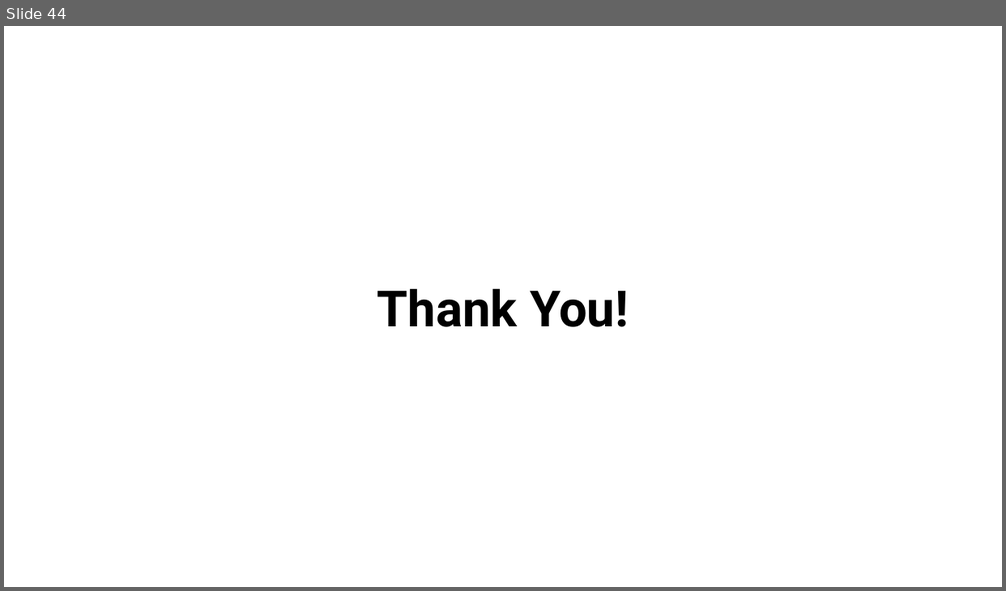
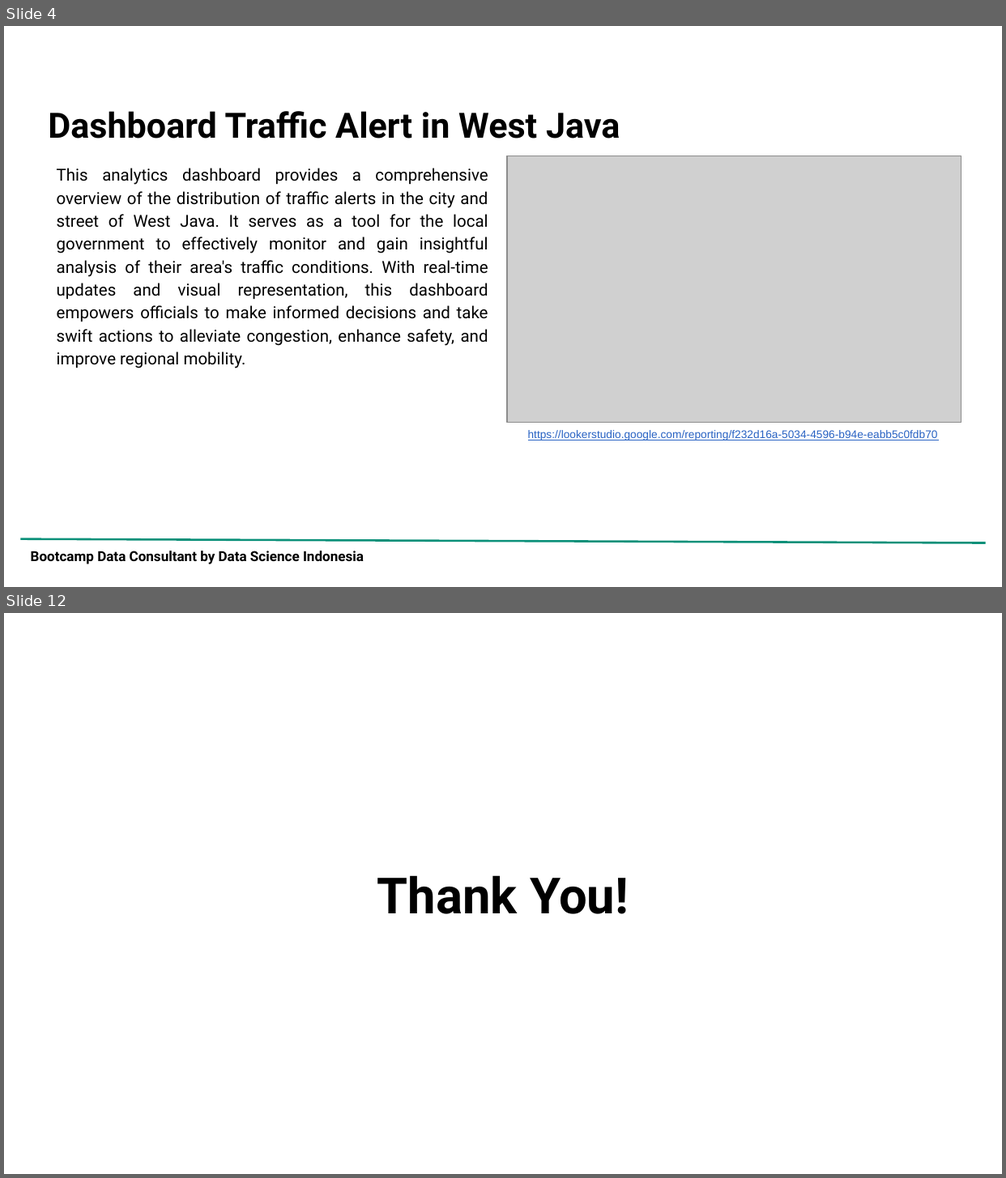
Before and after one commit to adrn-mm/DSLS_Mini-Project-DA_Adrian-Maulana-Muhammad, a slide deck: reports/Project Report_Mini Project DA_Adrian Maulana Muhammad.pptx. Shown one above the other, each under a label of ours: slide 44 before the commit, slides 4 and 12 after it; the slides between them are not shown. The pictures are 1006x591 and 1006x1178 pixels, drawn with LibreOffice and Linux fonts; fonts in the diff are those of the drawing; grey boxes stand for pictures; background and template pictures are left out. Boxes give left, top, right and bottom in pixels: in the first picture for what was removed or moved away, otherwise in the second. Text is boxed around its words. In the diff, an @@ line names an element or a change of style, - is before the commit and + after.

Commit message:
Updating project report

```diff
--- a/reports/Project Report_Mini Project DA_Adrian Maulana Muhammad.pptx
+++ b/reports/Project Report_Mini Project DA_Adrian Maulana Muhammad.pptx
@@ slide 4 added at bbox=[4, 26, 1002, 587], background picture (left out) @@
@@ title added at bbox=[48, 111, 620, 139], 25.2 pt, text #000000, bold @@
+Dashboard Traffic Alert in West Java
@@ text added at bbox=[57, 168, 488, 369], 12 pt, text #000000 @@
+This analytics dashboard provides a comprehensive overview of the distribution of traffic alerts in the city and street of West Java. It serves as a tool for the local government to effectively monitor and gain insightful analysis of their area's traffic conditions. With real-time updates and visual representation, this dashboard empowers officials to make informed decisions and take swift actions to alleviate congestion, enhance safety, and improve regional mobility.
@@ picture added at bbox=[507, 156, 961, 422] @@
@@ text added at bbox=[528, 430, 938, 441], 8 pt, text #2862C3, underline @@
+https://lookerstudio.google.com/reporting/f232d16a-5034-4596-b94e-eabb5c0fdb70
@@ line added from (21, 539) to (985, 543), #0A9079 1.5 pt @@
@@ text added at bbox=[31, 551, 364, 565], 10 pt, text #000000, bold @@
+Bootcamp Data Consultant by Data Science Indonesia
@@ what was slide 44 is now slide 12 @@
```
Also in this commit, not shown: 7 slides changed, 3 other slides added, 36 slides removed, 1 other file.
